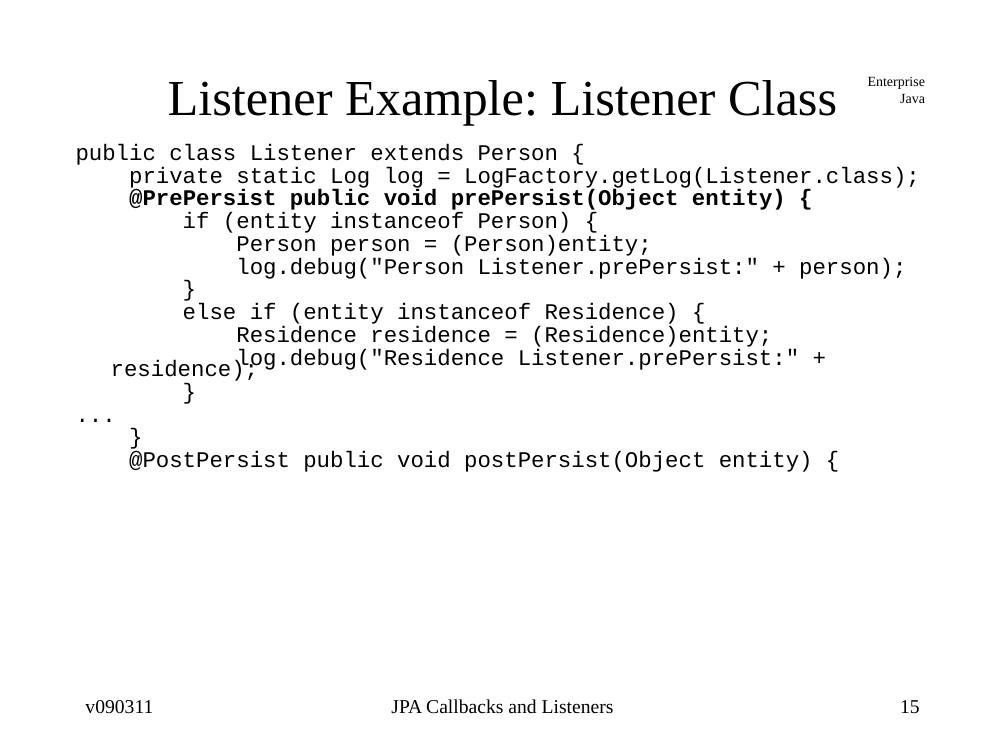
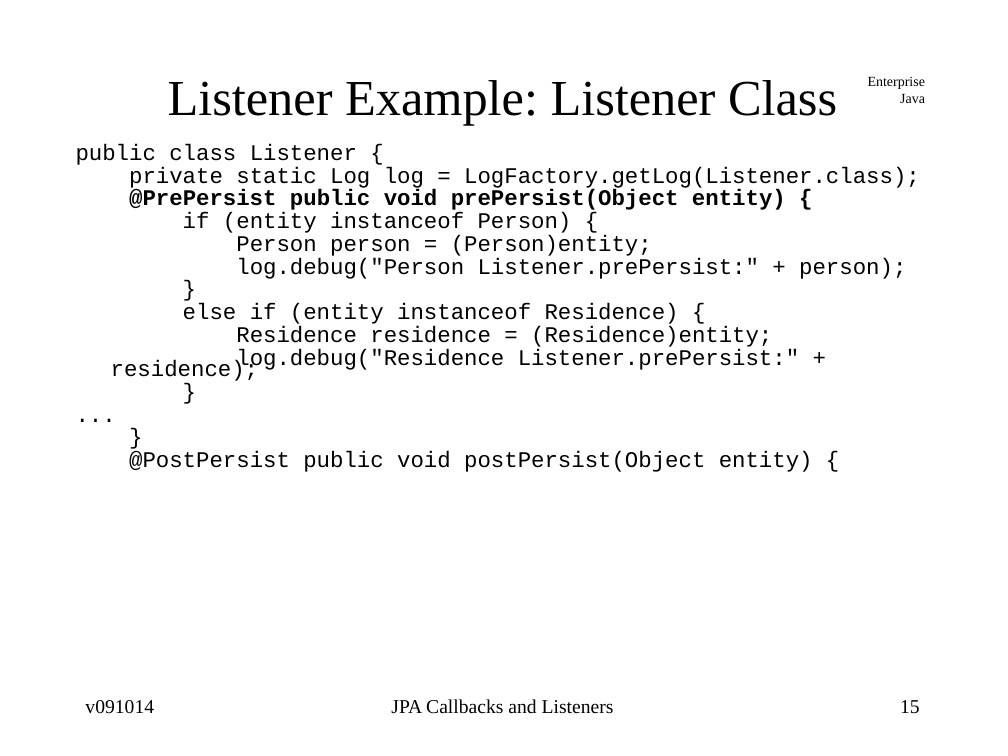
Before and after one commit to jcstaff/ejava-javaee, a slide deck: slide 15 of ormListeners/src/site/resources/lectures/ormListeners.ppt. Drawn at 1008x756 pixels with LibreOffice and Linux fonts; fonts in the diff are those of the drawing. Boxes give left, top, right and bottom in pixels: in the first picture for what was removed or moved away, otherwise in the second. Text is boxed around its words. In the diff, an @@ line names an element or a change of style, - is before the commit and + after.

```diff
--- a/ormListeners/src/site/resources/lectures/ormListeners.ppt
+++ b/ormListeners/src/site/resources/lectures/ormListeners.ppt
@@ text at [76, 144, 357, 167]: text changed @@
-public class Listener extends Person {
+public class Listener {
@@ text at [85, 700, 154, 714]: text changed @@
-v090311
+v091014
```
Also in this commit, not shown: 21 other slides changed, 3 other files.
